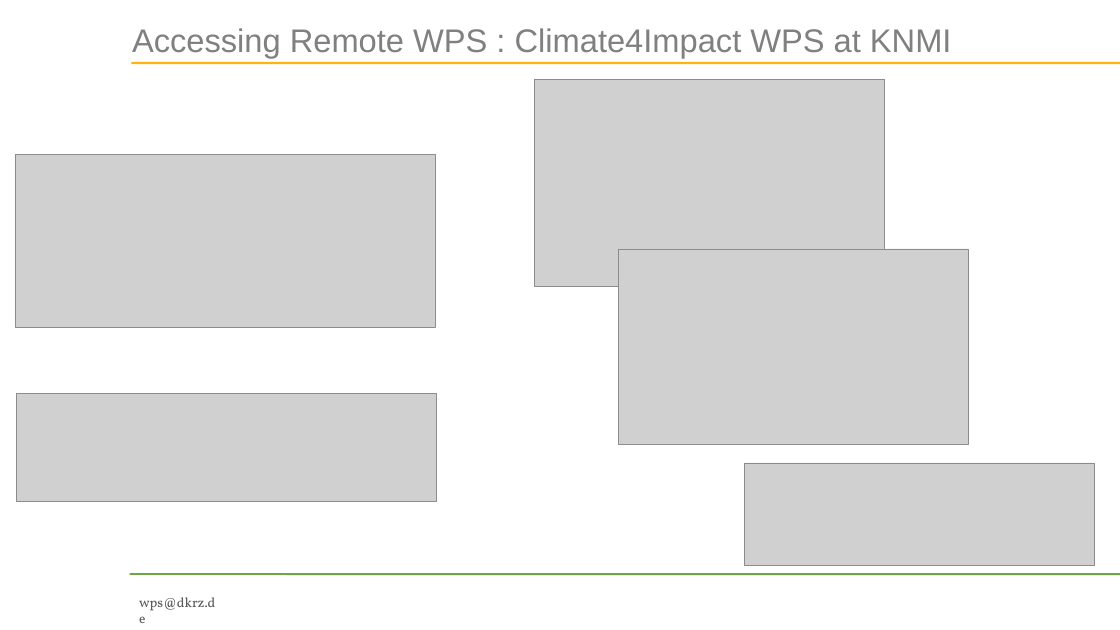
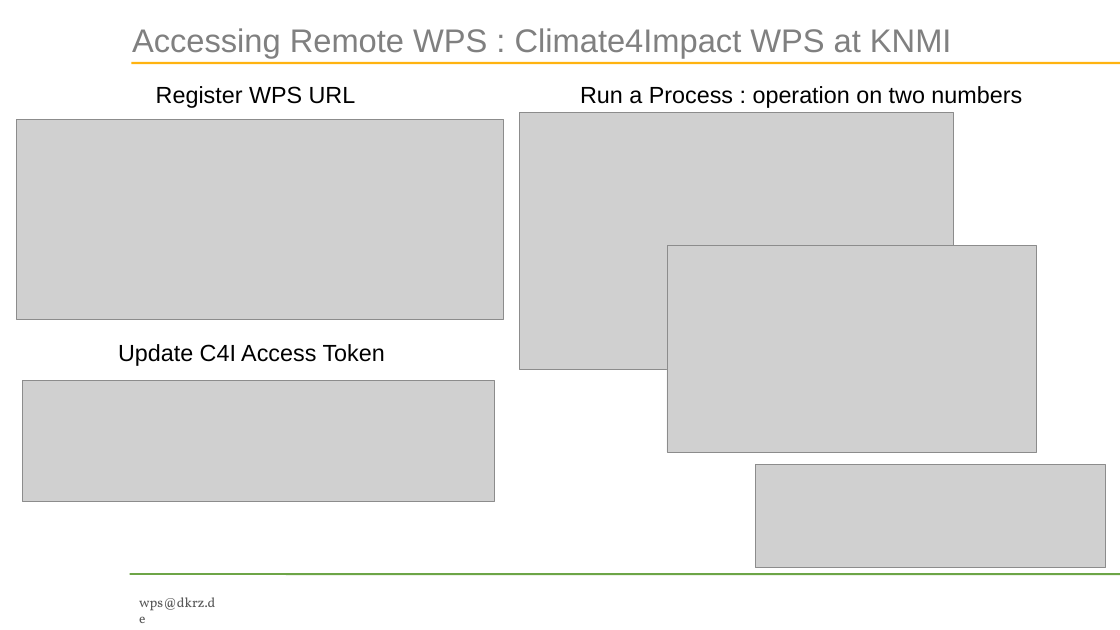
Before and after one commit to bird-house/birdhouse-docs, a slide deck: slide 17 of slides/birdhouse-esgf-f2f-2016/birdhouse-esgf-f2f-2016.odp (slide 19 before the commit). Drawn at 1120x630 pixels with LibreOffice and Linux fonts; fonts in the diff are those of the drawing; grey boxes stand for pictures; background and template pictures are left out. Boxes give left, top, right and bottom in pixels: in the first picture for what was removed or moved away, otherwise in the second. Text is boxed around its words. In the diff, an @@ line names an element or a change of style, - is before the commit and + after.

Commit message:
added text to example slides

```diff
--- a/slides/birdhouse-esgf-f2f-2016/birdhouse-esgf-f2f-2016.odp
+++ b/slides/birdhouse-esgf-f2f-2016/birdhouse-esgf-f2f-2016.odp
@@ text added at [156, 86, 356, 108], 24 pt, text #000000 @@
+Register WPS URL
@@ text added at [580, 86, 1022, 108], 24 pt, text #000000 @@
+Run a Process : operation on two numbers
@@ picture: place and size @@
-picture at [15, 154, 435, 327]
+picture at [17, 119, 504, 319]
@@ picture: place and size @@
-picture at [535, 79, 885, 286]
+picture at [519, 113, 953, 370]
@@ picture: place and size @@
-picture at [618, 249, 968, 444]
+picture at [667, 246, 1037, 452]
@@ text added at [118, 344, 385, 366], 24 pt, text #000000 @@
+Update C4I Access Token
@@ picture: place and size @@
-picture at [17, 394, 437, 502]
+picture at [22, 380, 494, 501]
@@ picture: place and size @@
-picture at [744, 463, 1095, 566]
+picture at [755, 465, 1106, 568]
```
Also in this commit, not shown: 5 other slides changed, 1 slide added, 1 slide removed.
